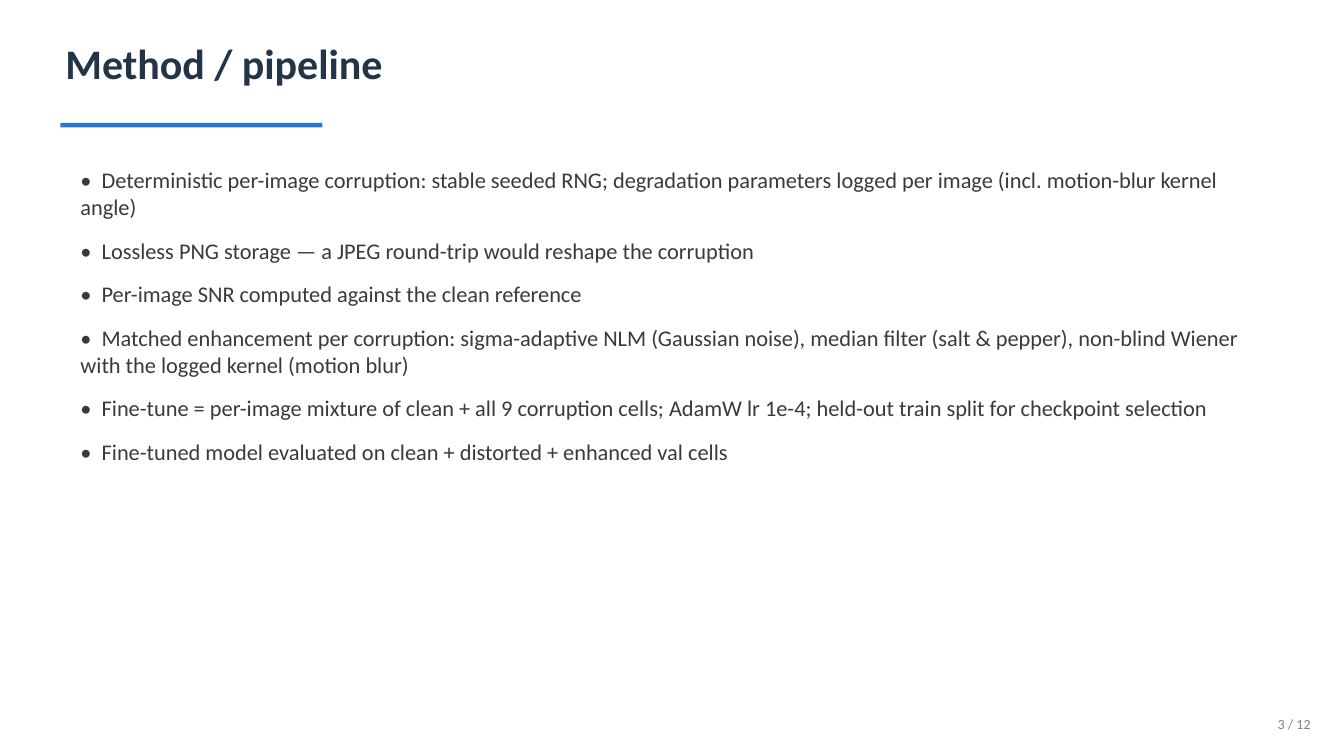
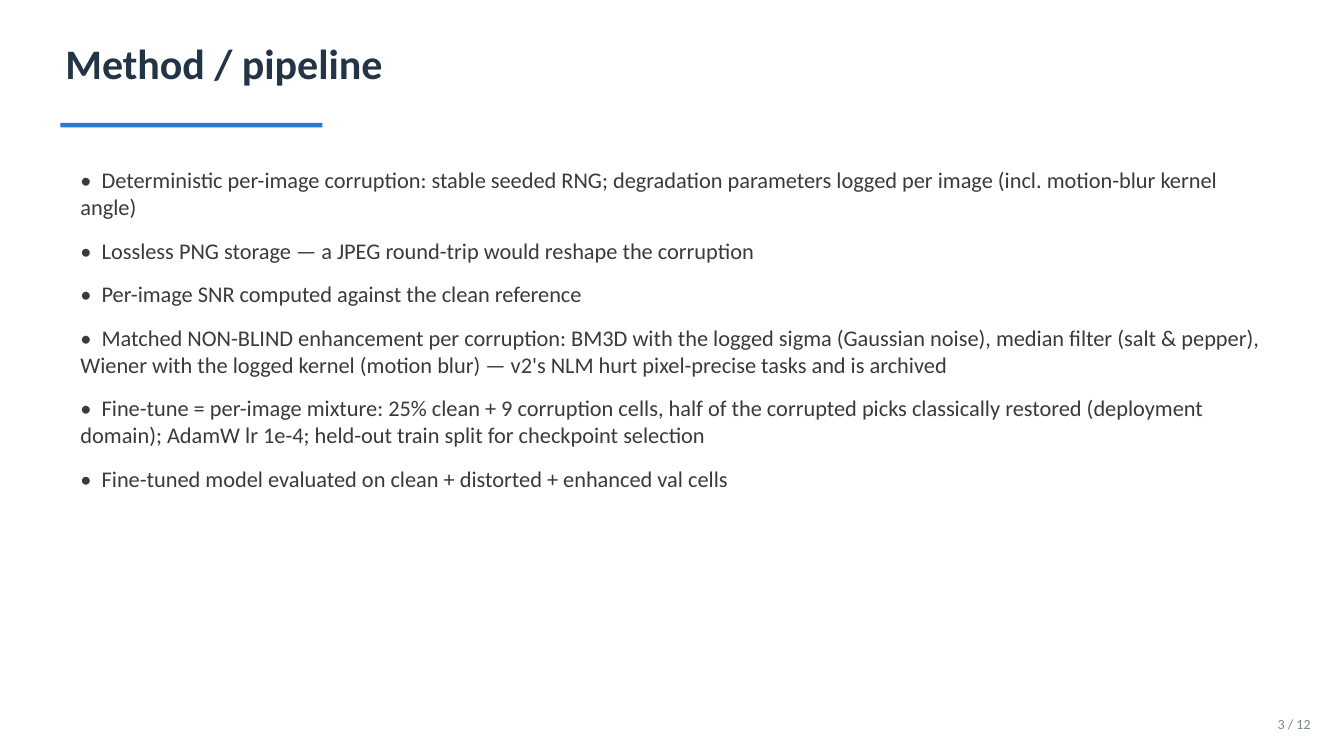
Before and after one commit to ShiraTzi/Final-Project-Image-Processing, a slide deck: slide 3 of slides/final_presentation.pptx. Drawn at 1344x756 pixels with LibreOffice and Linux fonts; fonts in the diff are those of the drawing. Boxes give left, top, right and bottom in pixels: in the first picture for what was removed or moved away, otherwise in the second. Text is boxed around its words. In the diff, an @@ line names an element or a change of style, - is before the commit and + after.

```diff
--- a/slides/final_presentation.pptx
+++ b/slides/final_presentation.pptx
@@ text at [80,330,1259,447]: text changed @@
-• Matched enhancement per corruption: sigma-adaptive NLM (Gaussian noise), median filter (salt & pepper), non-blind Wiener with the logged kernel (motion blur)
-• Fine-tune = per-image mixture of clean + all 9 corruption cells; AdamW lr 1e-4; held-out train split for checkpoint selection
+• Matched NON-BLIND enhancement per corruption: BM3D with the logged sigma (Gaussian noise), median filter (salt & pepper), Wiener with the logged kernel (motion blur) — v2's NLM hurt pixel-precise tasks and is archived
+• Fine-tune = per-image mixture: 25% clean + 9 corruption cells, half of the corrupted picks classically restored (deployment domain); AdamW lr 1e-4; held-out train split for checkpoint selection
```
Also in this commit, not shown: 4 other slides changed, 58 other files.
